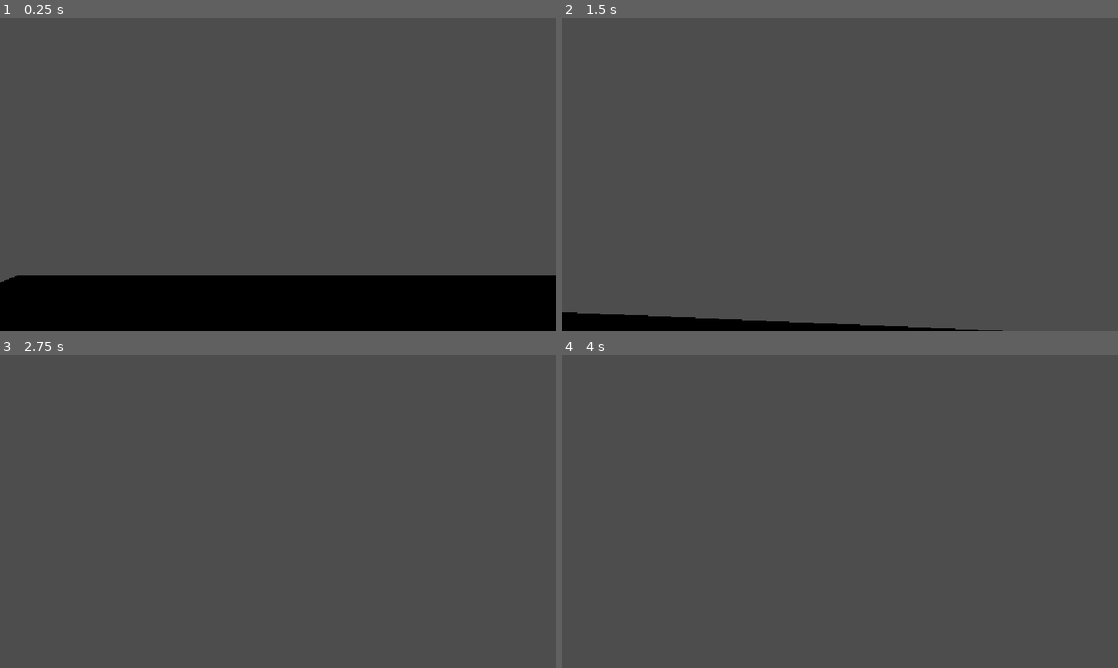
Above: before the commit, frames 1-4 (two rows, left to right).
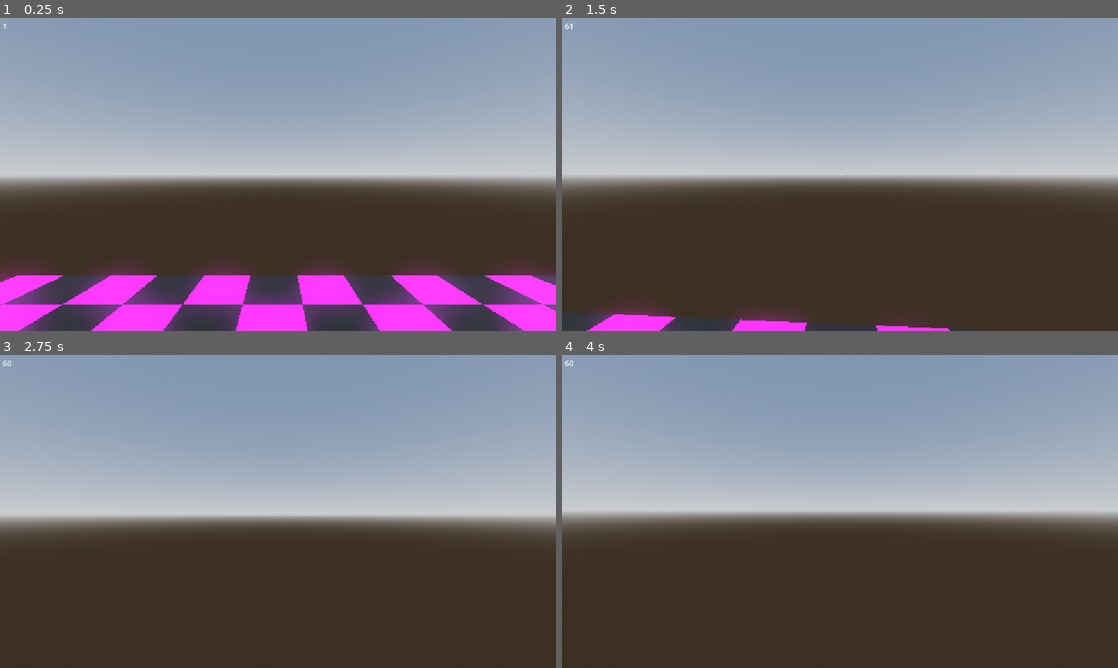
Above: after the commit, the same moments.

Repository: NicheDevelopers/brace-for-impact
Game: Godot game, scene res://src/Player/PlayerDemo.tscn
Same seed, same stepped clock (60 frames per second), same inputs: the game is played once before the commit and once after it. This scene is started directly instead of the project's main scene.
Inputs (mouse positions are in pixels of both pictures, inside the frame that each line leads up to):
- Up to frame 1 (0.25 s): no input
- Up to frame 2 (1.5 s): tap Enter at 0.5 s; move the mouse to (867, 174) at 0.52 s; hold Ctrl (crouch) 0.53-1.28 s; hold W (move_forward) from 0.53 s (still down); tap Space (jump) at 0.77 s; move the mouse to (812, 174) at 1.27 s; tap E (interact) at 1.35 s
- Up to frame 3 (2.75 s): keep holding W (move_forward); tap Space (jump) at 1.52, 2 s; move the mouse to (289, 505) at 2.02 s; hold Shift (sprint) from 2.03 s (still down)
- Up to frame 4 (4 s): keep holding W (move_forward); tap Enter at 2.75 s; move the mouse to (834, 517) at 2.77 s; release Shift (sprint) at 2.78 s; tap Ctrl (crouch) at 2.85 s; tap Space (jump) at 3.02, 3.5, 3.77 s; move the mouse to (878, 514) at 3.52 s; tap E (interact) at 3.6 s

The runs differ from the first frame. In frame 1, 97% of the frame differs, in the area x 0-100%, y 0-100%; in frame 2, 97%; in frame 3, 97%; in frame 4, 97%.

Commit message:
Add HUD with crosshair and FPS counter, fix PlayerDemo (#22)
Co-authored-by: Artur Gulik <artur.gulik@outlook.com>

Diff:
--- /dev/null
+++ b/src/HUD/HUD.tscn
@@ -0,0 +1,46 @@
+[gd_scene load_steps=3 format=3 uid="uid://duqdt1nl4il4q"]
+
+[ext_resource type="Script" uid="uid://dvfvto711c2nv" path="res://src/HUD/fps_label.gd" id="1_5j8ly"]
+[ext_resource type="Texture2D" uid="uid://c8bvcne1nujgu" path="res://src/HUD/crosshair.png" id="1_41kbx"]
+
+[node name="HUD" type="Control"]
+layout_mode = 3
+anchors_preset = 15
+anchor_right = 1.0
+anchor_bottom = 1.0
+grow_horizontal = 2
+grow_vertical = 2
+mouse_filter = 2
+
+[node name="Crosshair" type="TextureRect" parent="."]
+layout_mode = 1
+anchors_preset = 8
+anchor_left = 0.5
+anchor_top = 0.5
+anchor_right = 0.5
+anchor_bottom = 0.5
+offset_left = -16.0
+offset_top = -16.0
+offset_right = 16.0
+offset_bottom = 16.0
+grow_horizontal = 2
+grow_vertical = 2
+texture = ExtResource("1_41kbx")
+
+[node name="MarginContainer" type="MarginContainer" parent="."]
+layout_mode = 1
+anchors_preset = 15
+anchor_right = 1.0
+anchor_bottom = 1.0
+grow_horizontal = 2
+grow_vertical = 2
+theme_override_constants/margin_left = 5
+theme_override_constants/margin_top = 5
+theme_override_constants/margin_right = 5
+theme_override_constants/margin_bottom = 5
+
+[node name="FPSLabel" type="Label" parent="MarginContainer"]
+layout_mode = 2
+size_flags_horizontal = 0
+size_flags_vertical = 0
+script = ExtResource("1_5j8ly")
--- /dev/null
+++ b/src/HUD/fps_label.gd
@@ -0,0 +1,4 @@
+extends Label
+
+func _physics_process(delta: float) -> void:
+	self.text = str(int(Engine.get_frames_per_second()))
--- a/src/Player/Player.tscn
+++ b/src/Player/Player.tscn
@@ -1,7 +1,8 @@
-[gd_scene load_steps=5 format=3 uid="uid://v1af140jq2of"]
+[gd_scene load_steps=6 format=3 uid="uid://v1af140jq2of"]
 
 [ext_resource type="Script" uid="uid://d0n8vcge5p4u3" path="res://src/Player/player.gd" id="1_wdw76"]
 [ext_resource type="PackedScene" uid="uid://b1kcy0xwnxjbd" path="res://src/Player/InteractRay.tscn" id="2_rwoh2"]
+[ext_resource type="PackedScene" uid="uid://duqdt1nl4il4q" path="res://src/HUD/HUD.tscn" id="3_vy1tf"]
 
 [sub_resource type="CapsuleMesh" id="CapsuleMesh_s10d5"]
 
@@ -25,3 +26,5 @@
 current = true
 
 [node name="InteractRay" parent="TwistPivot/PitchPivot/Camera3D" instance=ExtResource("2_rwoh2")]
+
+[node name="HUD" parent="TwistPivot/PitchPivot/Camera3D" instance=ExtResource("3_vy1tf")]
--- a/src/Player/PlayerDemo.tscn
+++ b/src/Player/PlayerDemo.tscn
@@ -1,8 +1,29 @@
-[gd_scene load_steps=4 format=3 uid="uid://cpv72v215vjkl"]
+[gd_scene load_steps=9 format=3 uid="uid://cpv72v215vjkl"]
 
 [ext_resource type="PackedScene" uid="uid://v1af140jq2of" path="res://src/Player/Player.tscn" id="1_q34wg"]
 
+[sub_resource type="ProceduralSkyMaterial" id="ProceduralSkyMaterial_e8m6t"]
+sky_horizon_color = Color(0.662243, 0.671743, 0.686743, 1)
+ground_horizon_color = Color(0.662243, 0.671743, 0.686743, 1)
+
+[sub_resource type="Sky" id="Sky_frx7d"]
+sky_material = SubResource("ProceduralSkyMaterial_e8m6t")
+
+[sub_resource type="Environment" id="Environment_ccedy"]
+background_mode = 2
+sky = SubResource("Sky_frx7d")
+tonemap_mode = 2
+glow_enabled = true
+
+[sub_resource type="PlaceholderTexture2D" id="PlaceholderTexture2D_e8m6t"]
+
+[sub_resource type="StandardMaterial3D" id="StandardMaterial3D_frx7d"]
+albedo_texture = SubResource("PlaceholderTexture2D_e8m6t")
+uv1_scale = Vector3(3, 3, 3)
+texture_filter = 0
+
 [sub_resource type="PlaneMesh" id="PlaneMesh_j0ydj"]
+material = SubResource("StandardMaterial3D_frx7d")
 size = Vector2(15, 15)
 
 [sub_resource type="ConcavePolygonShape3D" id="ConcavePolygonShape3D_dowxe"]
@@ -11,8 +32,11 @@
 [node name="Level" type="Node3D"]
 
 [node name="WorldEnvironment" type="WorldEnvironment" parent="."]
+environment = SubResource("Environment_ccedy")
 
 [node name="DirectionalLight3D" type="DirectionalLight3D" parent="."]
+transform = Transform3D(-0.866025, -0.433013, 0.25, 0, 0.5, 0.866025, -0.5, 0.75, -0.433013, 0, 0, 0)
+shadow_enabled = true
 
 [node name="MeshInstance3D" type="MeshInstance3D" parent="."]
 mesh = SubResource("PlaneMesh_j0ydj")
--- a/src/Player/interact_ray.gd
+++ b/src/Player/interact_ray.gd
@@ -3,7 +3,7 @@
 # Stores the last encountered collider to toggle its Label3D
 var last_collider: Interactable
 
-func _physics_process(delta: float) -> void:
+func _physics_process(_delta: float) -> void:
 	if last_collider:
 		last_collider.hide_label()
 
Binary file added: src/HUD/Sprite-0001.aseprite
Binary file added: src/HUD/crosshair.png
Not shown, added: src/HUD/crosshair.png.import
Not shown, added: src/HUD/fps_label.gd.uid
